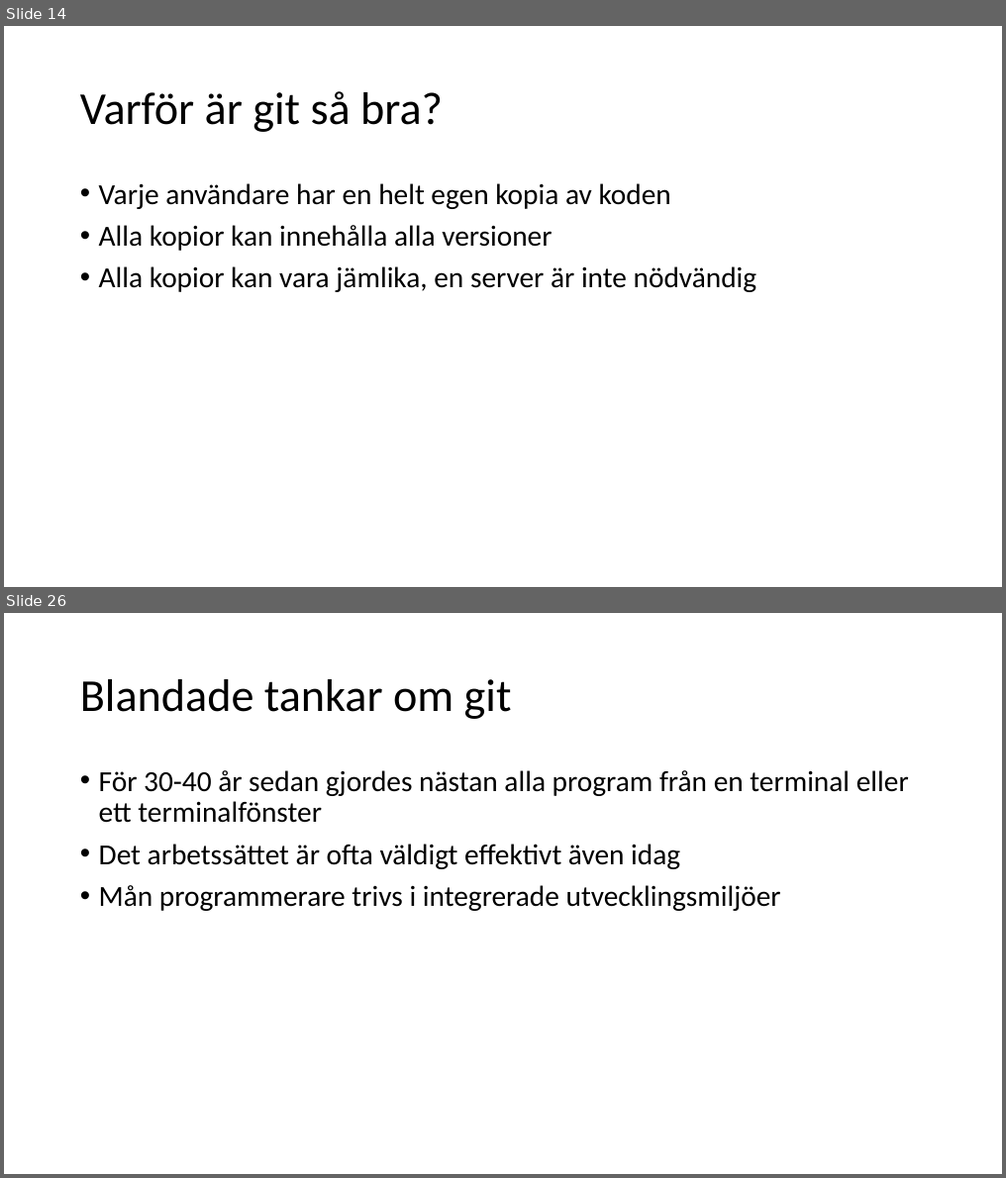
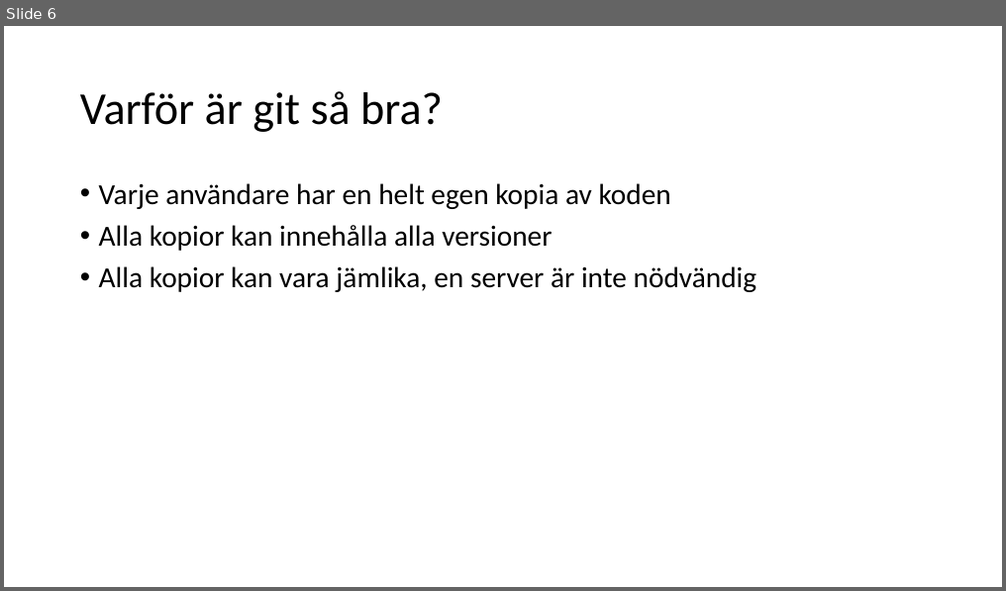
Before and after one commit to Rnqst/Lexicon-PRG122-gavle-2022, a slide deck: prg122 tisdag.odp. Shown one above the other, each under a label of ours: slides 14 and 26 before the commit, slide 6 after it; the slides between them are not shown. The pictures are 1006x1178 and 1006x591 pixels, drawn with LibreOffice and Linux fonts; fonts in the diff are those of the drawing. Boxes give left, top, right and bottom in pixels: in the first picture for what was removed or moved away, otherwise in the second. Text is boxed around its words. In the diff, an @@ line names an element or a change of style, - is before the commit and + after.

```diff
--- a/prg122 tisdag.odp
+++ b/prg122 tisdag.odp
@@ slide 26 removed at [4, 613, 1002, 1174], background #FFFFFF @@
@@ title removed at [80, 679, 512, 719] @@
-Blandade tankar om git
@@ text removed at [99, 770, 909, 911] @@
-• För 30-40 år sedan gjordes nästan alla program från en terminal eller ett terminalfönster
-• Det arbetssättet är ofta väldigt effektivt även idag
-• Mån programmerare trivs i integrerade utvecklingsmiljöer
@@ what was slide 14 is now slide 6 @@
```
Also in this commit, not shown: 10 slides changed, 18 slides added, 17 other slides removed, 8 other files.
